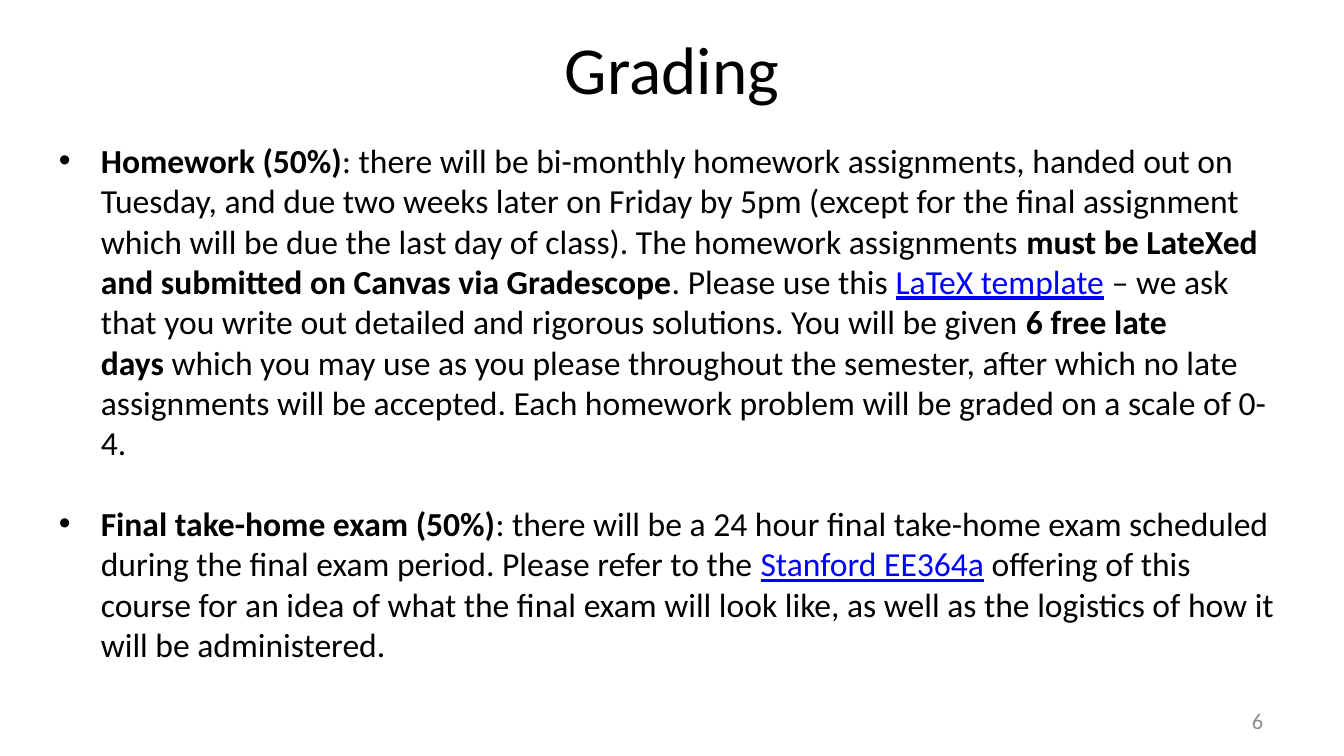
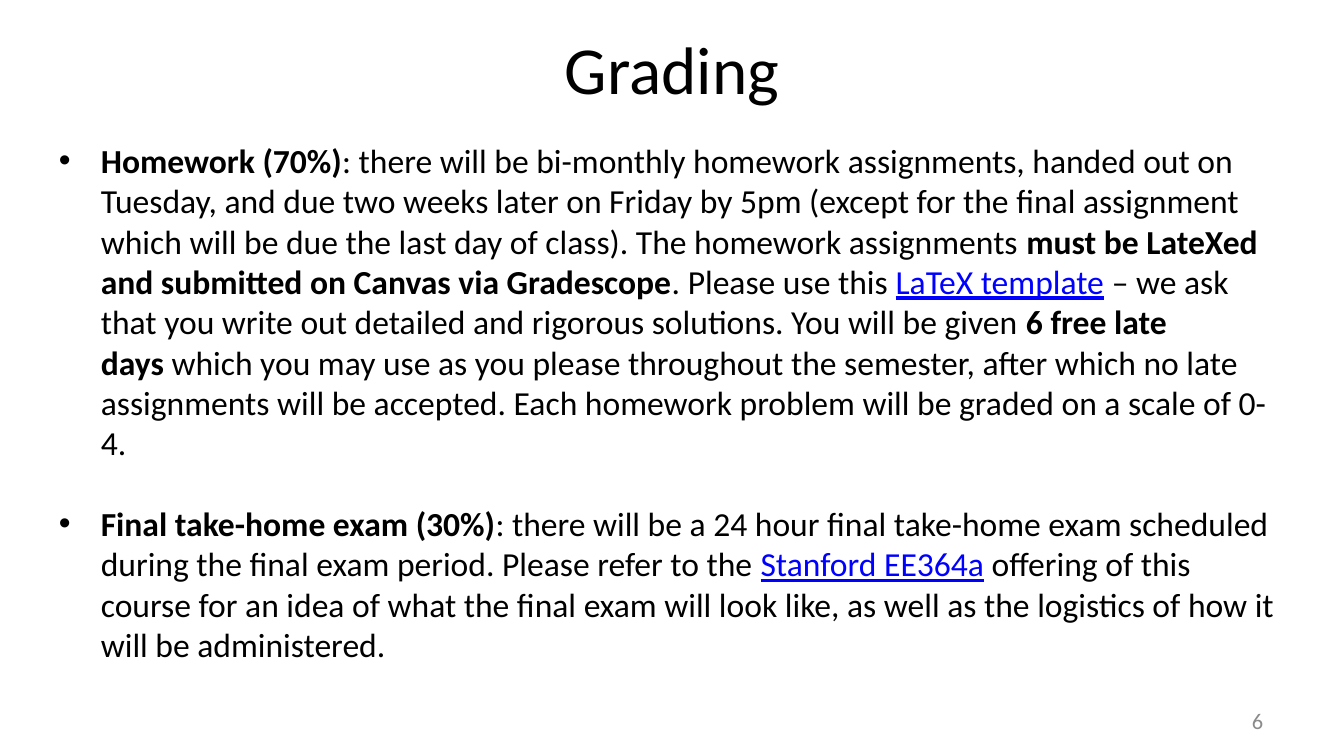
Before and after one commit to nikolaimatni/nikolaimatni.github.io, a slide deck: slide 7 of courses/ese605-spring2022/lecture-slides/logistics.pptx. Drawn at 1344x756 pixels with LibreOffice and Linux fonts; fonts in the diff are those of the drawing. Boxes give left, top, right and bottom in pixels: in the first picture for what was removed or moved away, otherwise in the second. Text is boxed around its words. In the diff, an @@ line names an element or a change of style, - is before the commit and + after.

Commit message:
logistics update

```diff
--- a/courses/ese605-spring2022/lecture-slides/logistics.pptx
+++ b/courses/ese605-spring2022/lecture-slides/logistics.pptx
@@ text at [101,148,1274,658]: text changed @@
-• Homework (50%): there will be bi-monthly homework assignments, handed out on Tuesday, and due two weeks later on Friday by 5pm (except for the final assignment which will be due the last day of class). The homework assignments must be LateXed and submitted on Canvas via Gradescope. Please use this LaTeX template – we ask that you write out detailed and rigorous solutions. You will be given 6 free late days which you may use as you please throughout the semester, after which no late assignments will be accepted. Each homework problem will be graded on a scale of 0-4.
-• Final take-home exam (50%): there will be a 24 hour final take-home exam scheduled during the final exam period. Please refer to the Stanford EE364a offering of this course for an idea of what the final exam will look like, as well as the logistics of how it will be administered.
+• Homework (70%): there will be bi-monthly homework assignments, handed out on Tuesday, and due two weeks later on Friday by 5pm (except for the final assignment which will be due the last day of class). The homework assignments must be LateXed and submitted on Canvas via Gradescope. Please use this LaTeX template – we ask that you write out detailed and rigorous solutions. You will be given 6 free late days which you may use as you please throughout the semester, after which no late assignments will be accepted. Each homework problem will be graded on a scale of 0-4.
+• Final take-home exam (30%): there will be a 24 hour final take-home exam scheduled during the final exam period. Please refer to the Stanford EE364a offering of this course for an idea of what the final exam will look like, as well as the logistics of how it will be administered.
```
Also in this commit, not shown: 2 other slides changed, 1 other file.
